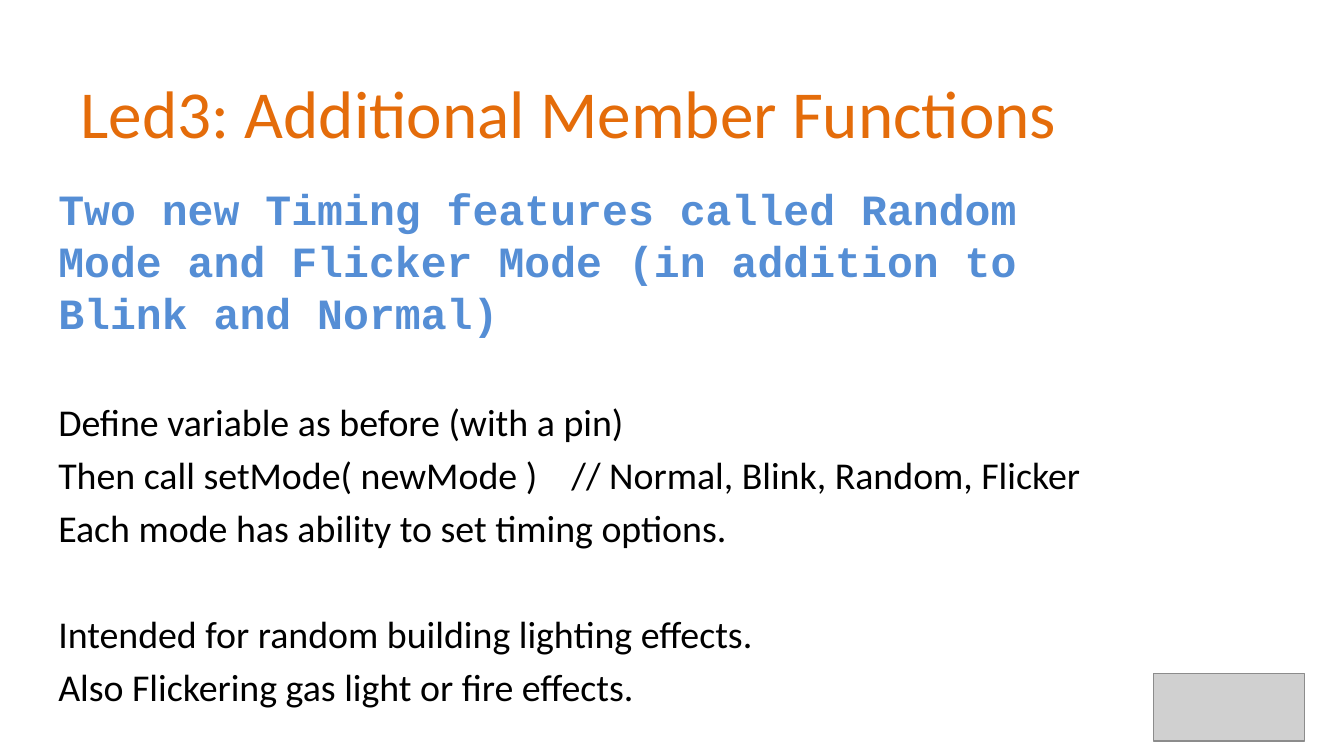
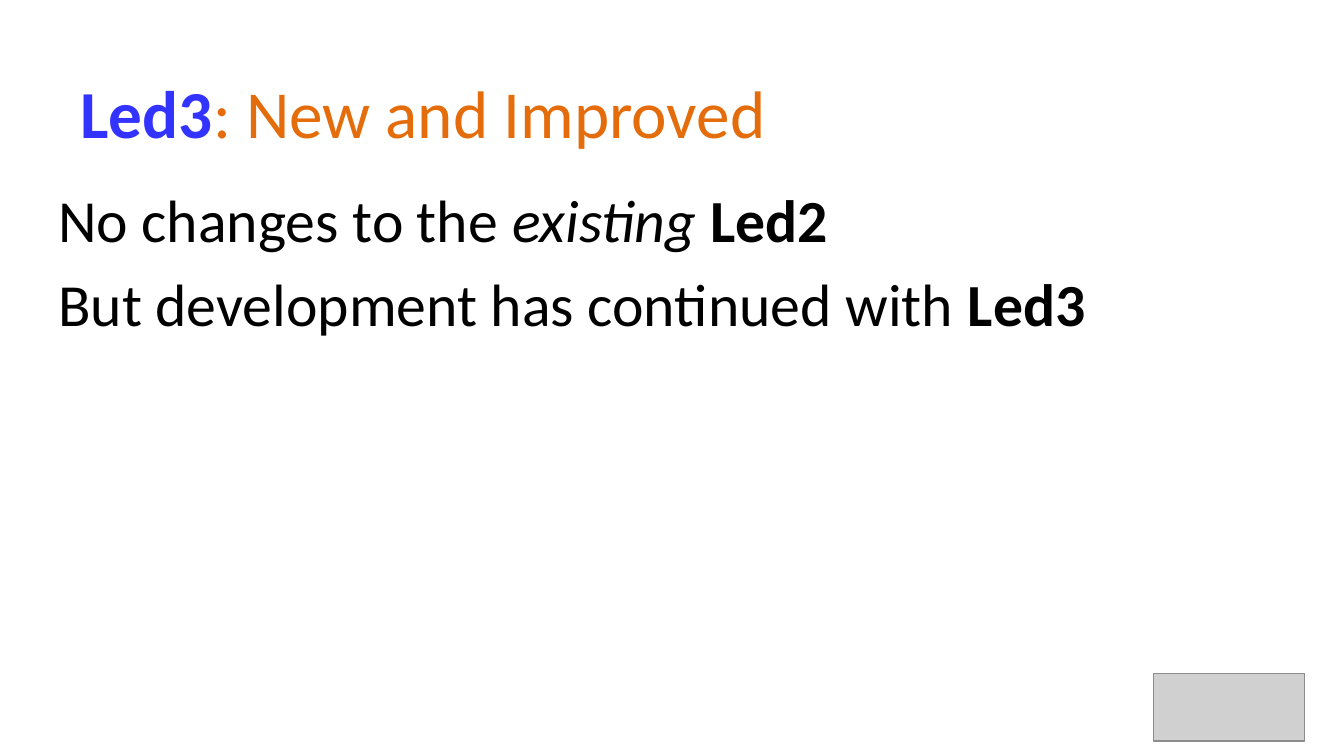
Before and after one commit to Alan-Lomax/MERG-SIG-Presentations, a slide deck: slide 33 of Introduction to Class Programming Part 2.pptx (slide 35 before the commit). Drawn at 1344x756 pixels with LibreOffice and Linux fonts; fonts in the diff are those of the drawing; grey boxes stand for pictures; background and template pictures are left out. Boxes give left, top, right and bottom in pixels: in the first picture for what was removed or moved away, otherwise in the second. Text is boxed around its words. In the diff, an @@ line names an element or a change of style, - is before the commit and + after.

Commit message:
Final Update Before Presentation
Verifying links and example code.

```diff
--- a/Introduction to Class Programming Part 2.pptx
+++ b/Introduction to Class Programming Part 2.pptx
@@ title at <box>81,91,766,149</box>: text changed @@
-Led3: Additional Member Functions
+Led3: New and Improved
@@ text at <box>58,200,1086,336</box>: text changed; size 20.3 to 32 pt @@
-Two new Timing features called Random Mode and Flicker Mode (in addition to Blink and Normal)
-Define variable as before (with a pin)
-Then call setMode( newMode ) // Normal, Blink, Random, Flicker
-Each mode has ability to set timing options.
-Intended for random building lighting effects.
-Also Flickering gas light or fire effects.
+No changes to the existing Led2
+But development has continued with Led3
```
Also in this commit, not shown: 7 other slides changed, 3 slides added.
